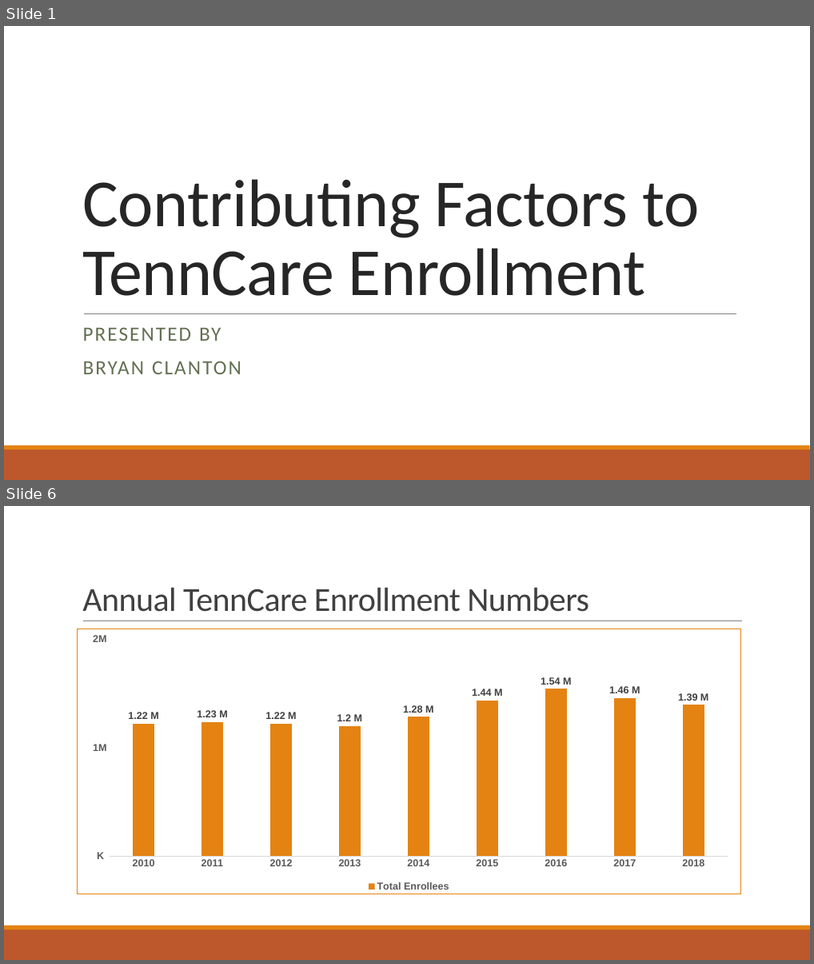
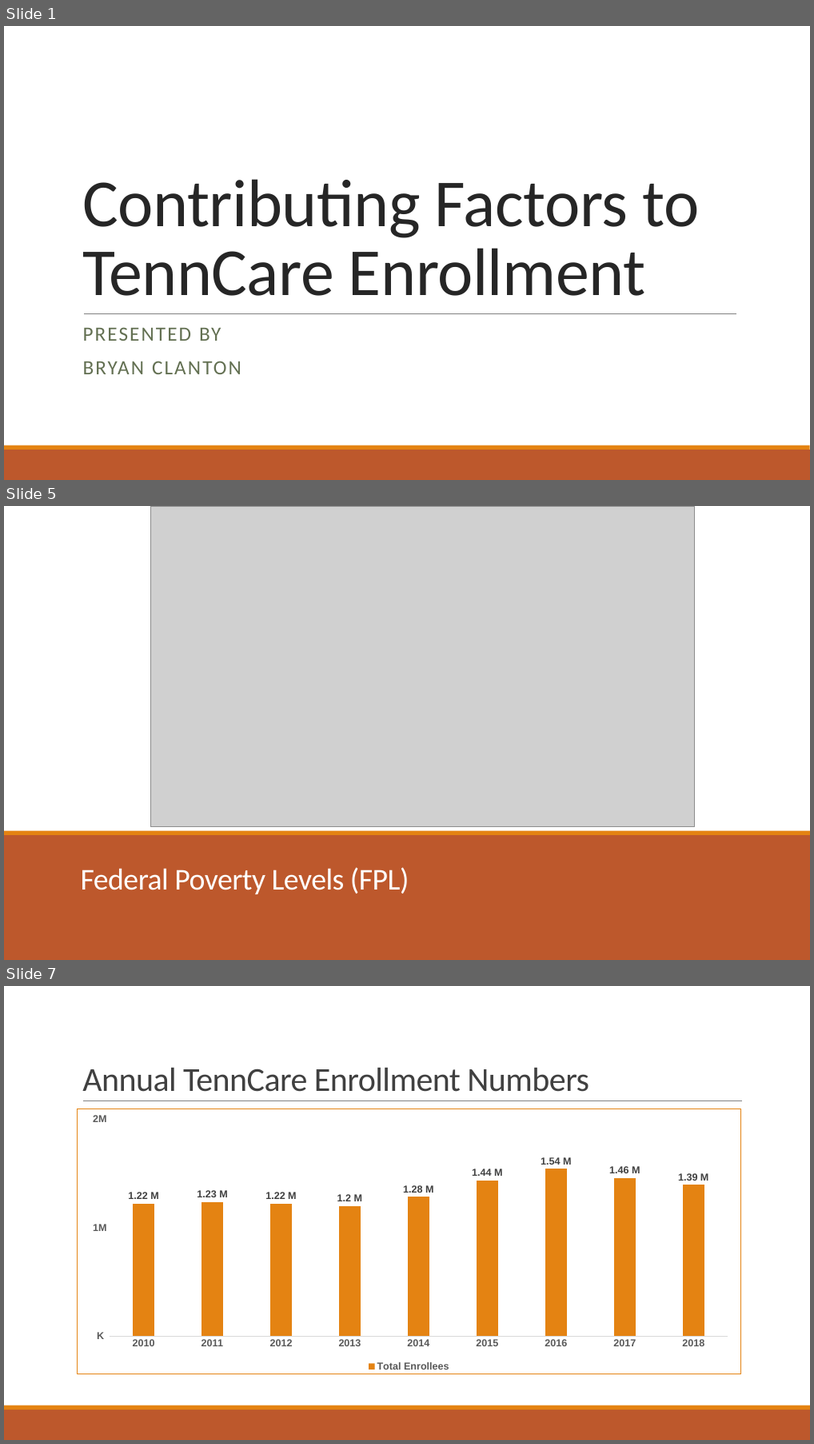
Before and after one commit to bryanclanton/TennCare-Enrollment-Analysis, a slide deck: Impacts to TennCare.pptx. Shown one above the other, each under a label of ours: slides 1 and 6 before the commit, slides 1, 5 and 7 after it; the slides between them are not shown. The pictures are 814x964 and 814x1444 pixels, drawn with LibreOffice and Linux fonts; fonts in the diff are those of the drawing; grey boxes stand for pictures. Boxes give left, top, right and bottom in pixels: in the first picture for what was removed or moved away, otherwise in the second. Text is boxed around its words. In the diff, an @@ line names an element or a change of style, - is before the commit and + after.

```diff
--- a/Impacts to TennCare.pptx
+++ b/Impacts to TennCare.pptx
@@ slide 5 added at [4, 506, 810, 960], background #FFFFFF @@
@@ rectangle added at [4, 506, 810, 830], fill #FFFFFF @@
@@ picture added at [150, 506, 695, 826] @@
@@ rectangle added at [4, 834, 810, 960], fill #BD582C @@
@@ rectangle added at [4, 831, 810, 835], fill #E48312 @@
@@ title added at [81, 867, 410, 894], 36 pt, text #FFFFFF @@
+Federal Poverty Levels (FPL)
@@ rectangle added at [4, 929, 810, 960], fill #BD582C @@
@@ rectangle added at [4, 925, 810, 929], fill #E48312 @@
@@ what was slide 6 is now slide 7 @@
```
Also in this commit, not shown: 12 slides changed, 2 other slides added, 1 slide removed, 1 other file.
